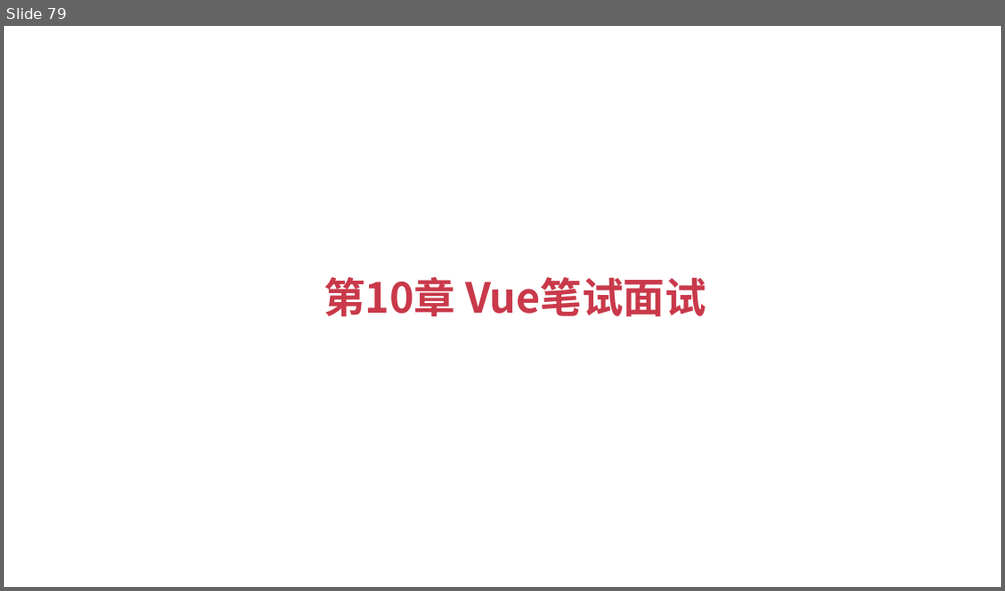
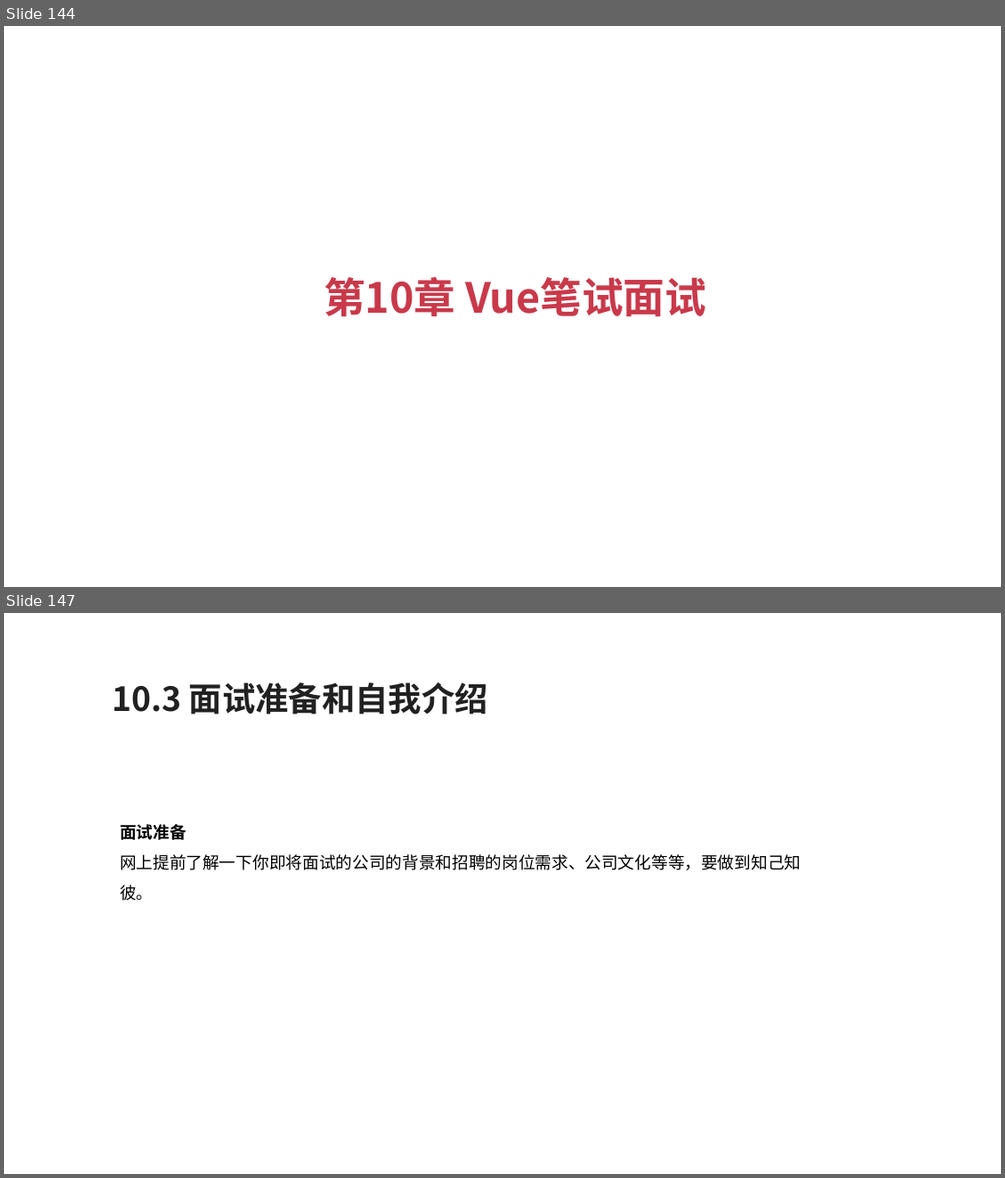
Before and after one commit to zouyujie/vue3_book_codes, a slide deck: Vue3+TypeScript开发指南.pptx. Shown one above the other, each under a label of ours: slide 79 before the commit, slides 144 and 147 after it; the slides between them are not shown. The pictures are 1005x591 and 1005x1178 pixels, drawn with LibreOffice and Linux fonts; fonts in the diff are those of the drawing. Boxes give left, top, right and bottom in pixels: in the first picture for what was removed or moved away, otherwise in the second. Text is boxed around its words. In the diff, an @@ line names an element or a change of style, - is before the commit and + after.

```diff
--- a/Vue3+TypeScript开发指南.pptx
+++ b/Vue3+TypeScript开发指南.pptx
@@ slide 147 added at (x1=4, y1=613, x2=1001, y2=1174), background #FFFFFF @@
@@ text added at (x1=112, y1=682, x2=488, y2=714), 24 pt, text #212121, bold @@
+10.3 面试准备和自我介绍
@@ text added at (x1=120, y1=824, x2=801, y2=900), 12 pt, text #000000 @@
+面试准备
+网上提前了解一下你即将面试的公司的背景和招聘的岗位需求、公司文化等等，要做到知己知彼。
@@ what was slide 79 is now slide 144 @@
```
Also in this commit, not shown: 69 other slides added.
